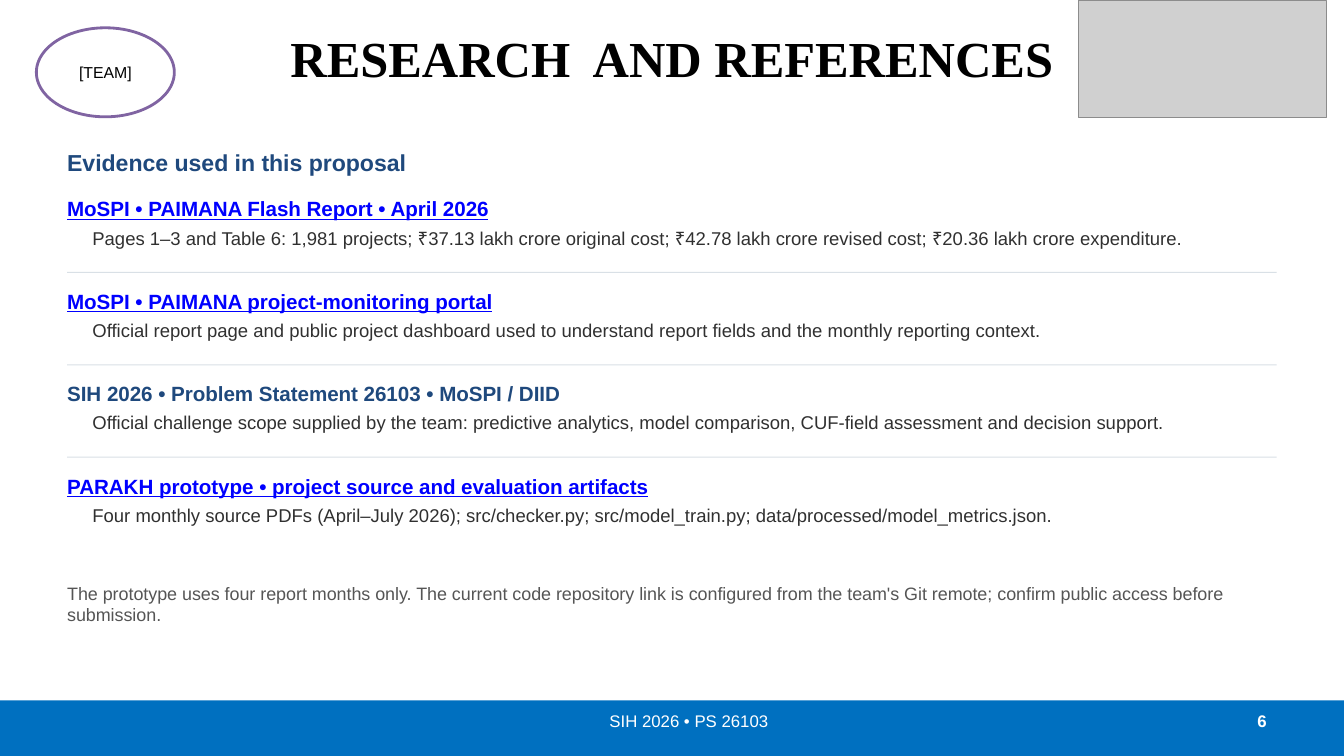
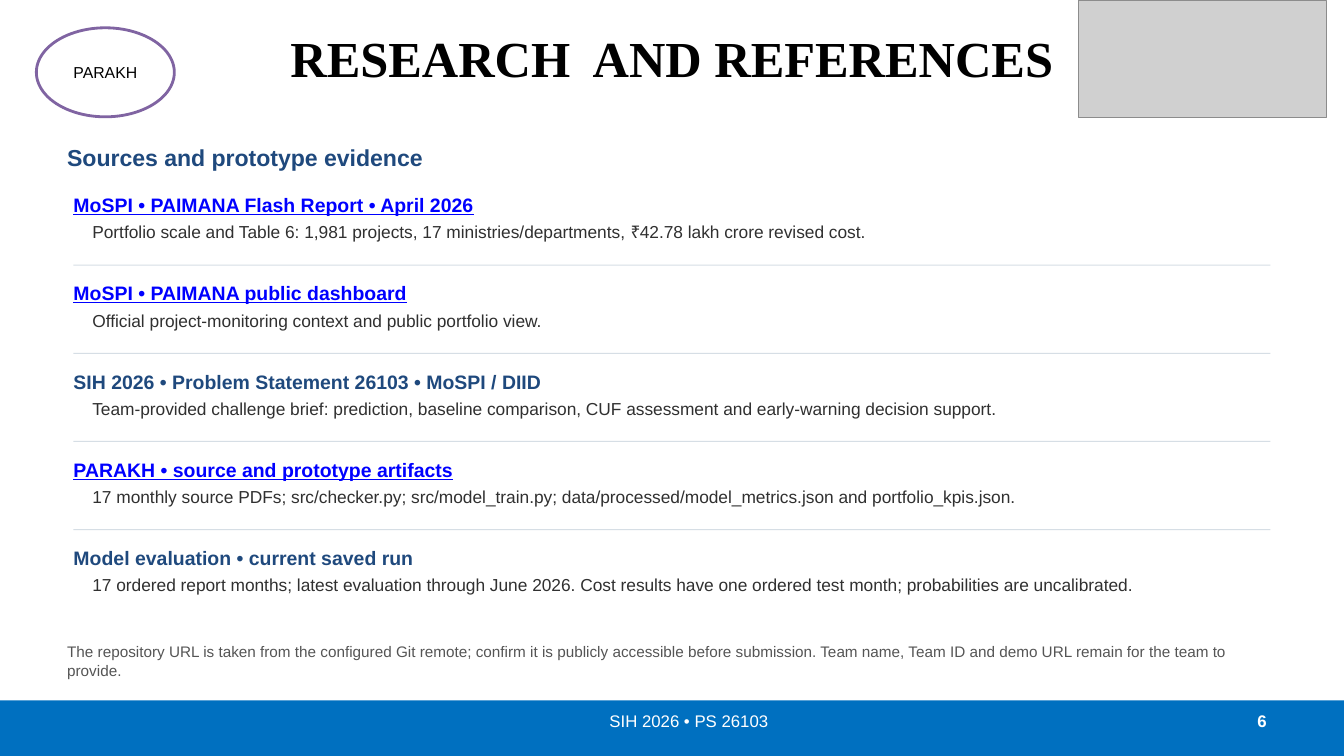
Before and after one commit to Pratyush83078/Parakh, a slide deck: slide 6 of docs/presentation/PARAKH_SIH26103_Idea_Submission.pptx. Drawn at 1344x756 pixels with LibreOffice and Linux fonts; fonts in the diff are those of the drawing; grey boxes stand for pictures. Boxes give left, top, right and bottom in pixels: in the first picture for what was removed or moved away, otherwise in the second. Text is boxed around its words. In the diff, an @@ line names an element or a change of style, - is before the commit and + after.

```diff
--- a/docs/presentation/PARAKH_SIH26103_Idea_Submission.pptx
+++ b/docs/presentation/PARAKH_SIH26103_Idea_Submission.pptx
@@ text in ellipse at [73, 67, 137, 78]: text changed @@
-[TEAM]
+PARAKH
@@ text at [67, 149, 423, 171]: text changed @@
-Evidence used in this proposal
+Sources and prototype evidence
@@ text "MoSPI • PAIMANA Flash Report ..." at [73, 198, 473, 216]: size 14.6 to 13.9 pt @@
@@ text at [92, 225, 865, 242]: text changed; size 13.1 to 12.4 pt @@
-Pages 1–3 and Table 6: 1,981 projects; ₹37.13 lakh crore original cost; ₹42.78 lakh crore revised cost; ₹20.36 lakh crore expenditure.
+Portfolio scale and Table 6: 1,981 projects, 17 ministries/departments, ₹42.78 lakh crore revised cost.
@@ rectangle: place and size @@
-rectangle at [68, 272, 1277, 273]
+rectangle at [74, 264, 1271, 265]
@@ text at [73, 286, 406, 304]: text changed; size 14.6 to 13.9 pt @@
-MoSPI • PAIMANA project-monitoring portal
+MoSPI • PAIMANA public dashboard
@@ text at [92, 314, 541, 330]: text changed; size 13.1 to 12.4 pt @@
-Official report page and public project dashboard used to understand report fields and the monthly reporting context.
+Official project-monitoring context and public portfolio view.
@@ rectangle: place and size @@
-rectangle at [68, 364, 1277, 365]
+rectangle at [74, 353, 1271, 354]
@@ text "SIH 2026 • Problem Statement ..." at [73, 375, 541, 390]: size 14.6 to 13.9 pt @@
@@ text "SIH 2026 • Problem Statement ...": place and size @@
-text "SIH 2026 • Problem Statement ..." at [67, 386, 560, 402]
+text "SIH 2026 • Problem Statement ..." at [73, 375, 541, 390]
@@ text at [92, 402, 996, 419]: text changed; size 13.1 to 12.4 pt @@
-Official challenge scope supplied by the team: predictive analytics, model comparison, CUF-field assessment and decision support.
+Team-provided challenge brief: prediction, baseline comparison, CUF assessment and early-warning decision support.
@@ fill #D9E0E6 to #D6DEE5 in 3 elements at [74, 264, 1271, 265], [74, 353, 1271, 354], [74, 442, 1271, 443] @@
@@ rectangle: place and size @@
-rectangle at [68, 457, 1277, 458]
+rectangle at [74, 442, 1271, 443]
@@ text at [73, 463, 453, 481]: text changed; size 14.6 to 13.9 pt @@
-PARAKH prototype • project source and evaluation artifacts
+PARAKH • source and prototype artifacts
@@ text at [92, 490, 1015, 507]: text changed; size 13.1 to 12.4 pt @@
-Four monthly source PDFs (April–July 2026); src/checker.py; src/model_train.py; data/processed/model_metrics.json.
+17 monthly source PDFs; src/checker.py; src/model_train.py; data/processed/model_metrics.json and portfolio_kpis.json.
@@ rectangle added at [74, 529, 1271, 530], fill #D6DEE5 @@
@@ text added at [73, 551, 413, 565], 13.9 pt, text #1F497D, bold @@
+Model evaluation • current saved run
@@ text added at [92, 578, 1133, 595], 12.4 pt, text #303030 @@
+17 ordered report months; latest evaluation through June 2026. Cost results have one ordered test month; probabilities are uncalibrated.
@@ text at [67, 646, 1226, 679]: text changed; size 12.8 to 10.9 pt @@
-The prototype uses four report months only. The current code repository link is configured from the team's Git remote; confirm public access before submission.
+The repository URL is taken from the configured Git remote; confirm it is publicly accessible before submission. Team name, Team ID and demo URL remain for the team to provide.
```
Also in this commit, not shown: 4 slides added, 4 slides removed, 19 other files.
